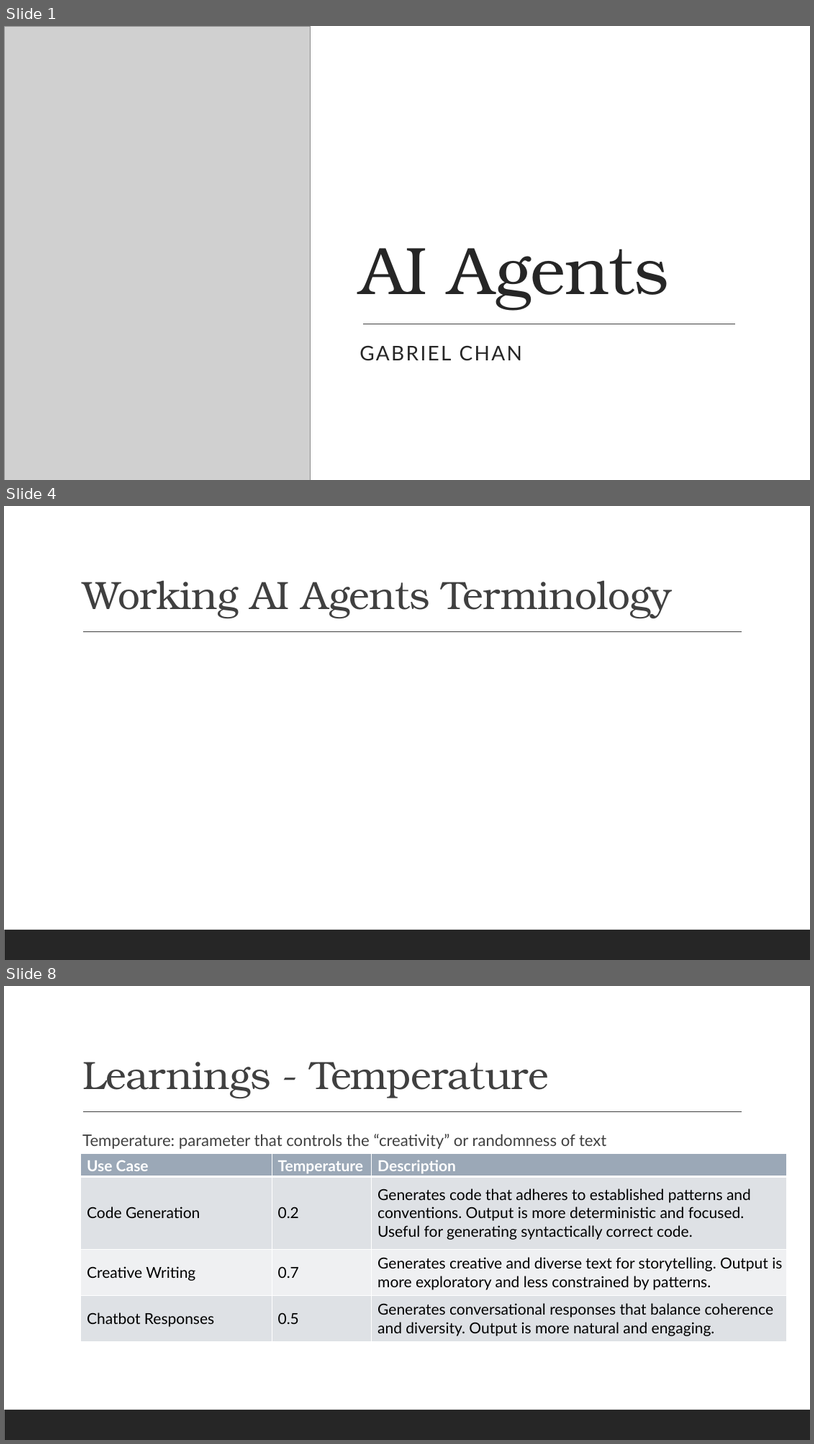
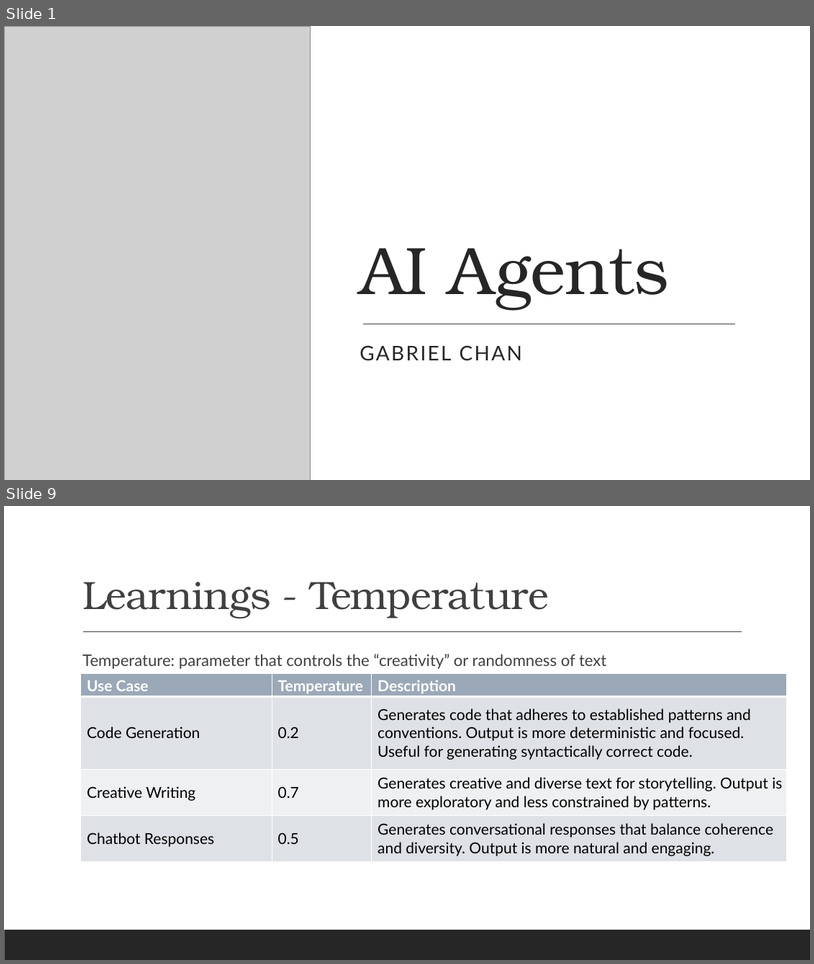
Before and after one commit to gabrielchanyk/pdf-ppt_agentic_workflow, a slide deck: AI Agents.pptx. Shown one above the other, each under a label of ours: slides 1, 4 and 8 before the commit, slides 1 and 9 after it; the slides between them are not shown. The pictures are 814x1444 and 814x964 pixels, drawn with LibreOffice and Linux fonts; fonts in the diff are those of the drawing; grey boxes stand for pictures. Boxes give left, top, right and bottom in pixels: in the first picture for what was removed or moved away, otherwise in the second. Text is boxed around its words. In the diff, an @@ line names an element or a change of style, - is before the commit and + after.

```diff
--- a/AI Agents.pptx
+++ b/AI Agents.pptx
@@ slide 4 removed at <box>4,506,810,960</box>, background #FFFFFF; not listed: 2 template elements that a slide beside it also shows @@
@@ title removed at <box>82,580,672,618</box> @@
-Working AI Agents Terminology
@@ what was slide 8 is now slide 9 @@
```
Also in this commit, not shown: 5 slides changed, 5 slides added, 3 other slides removed.
